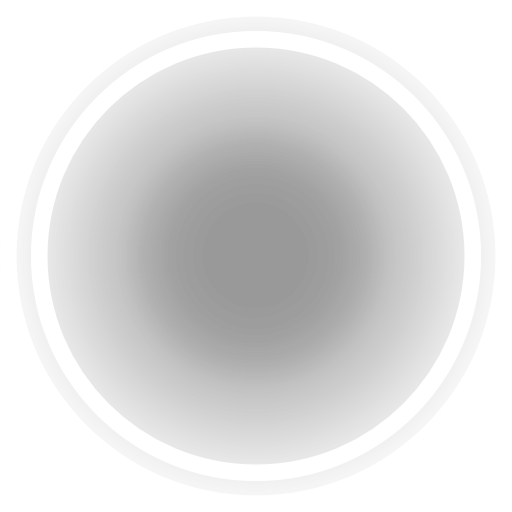
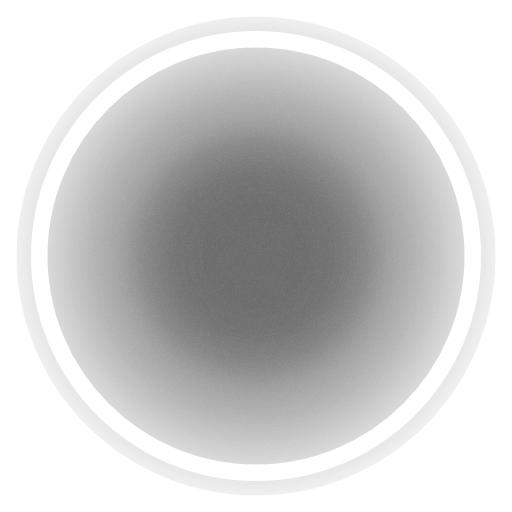
Revision of a layered 512x512 image; what changed, layer by layer:
added layer "prop copy" (30%) above "prop" over [16, 16, 496, 496]
